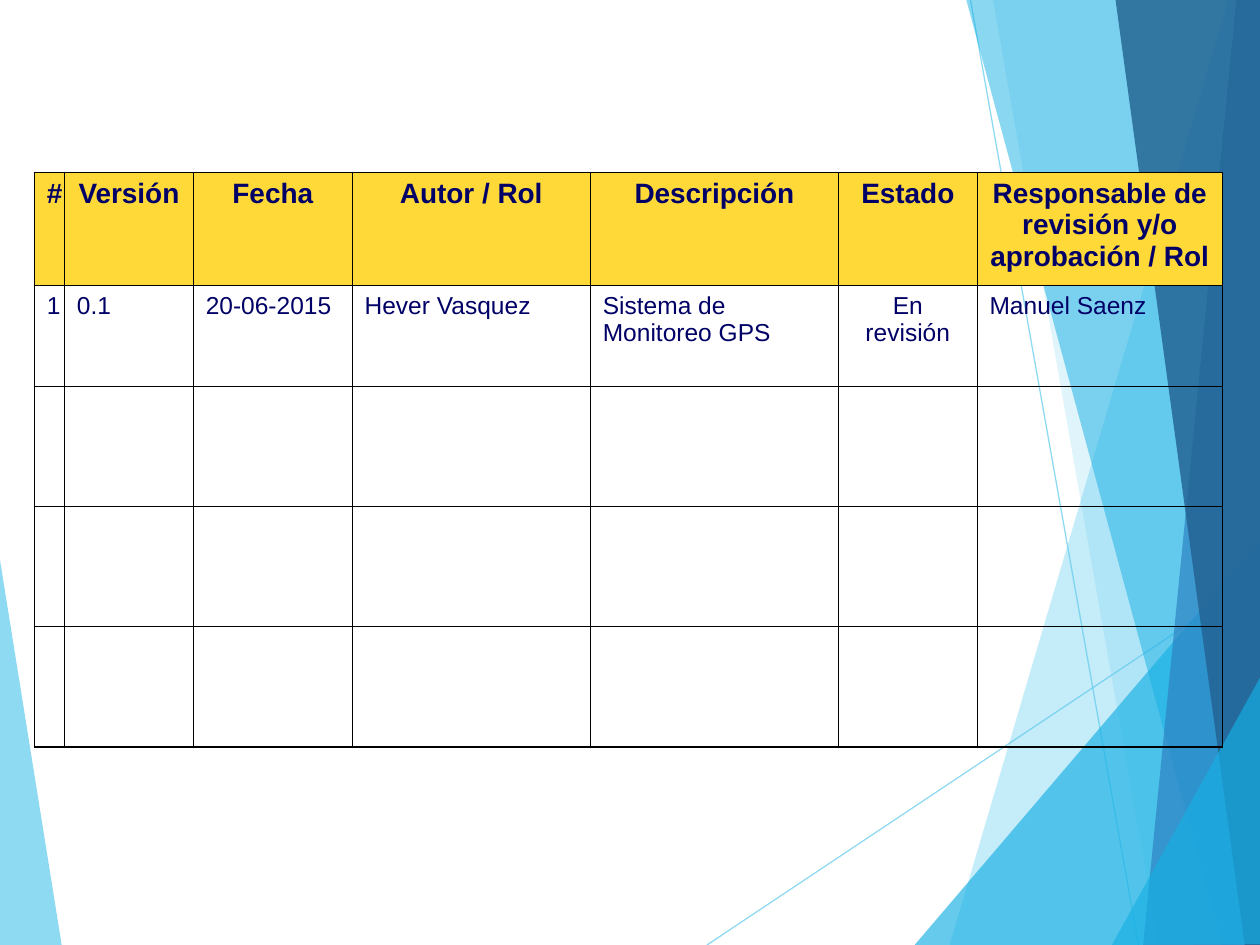
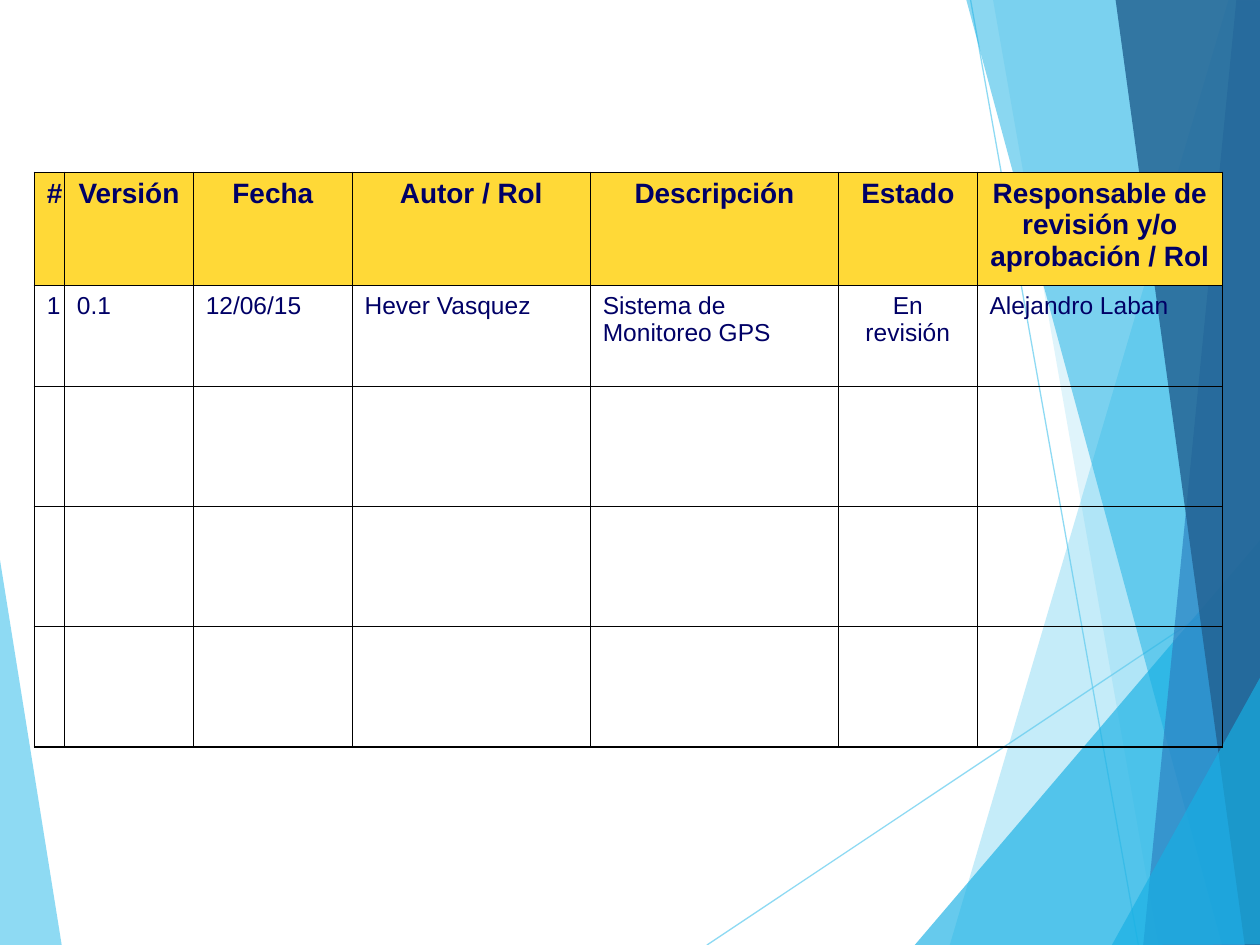
Before and after one commit to alejandro-laban/gps-tracking, a slide deck: slide 33 of Area de proceso PPQA/PAC_0.1_2015.ppt. Drawn at 1260x945 pixels with LibreOffice and Linux fonts; fonts in the diff are those of the drawing. Boxes give left, top, right and bottom in pixels: in the first picture for what was removed or moved away, otherwise in the second. Text is boxed around its words. In the diff, an @@ line names an element or a change of style, - is before the commit and + after.

```diff
--- a/Area de proceso PPQA/PAC_0.1_2015.ppt
+++ b/Area de proceso PPQA/PAC_0.1_2015.ppt
@@ table at (34,173,1222,747) @@
-row 2, column 3: 20-06-2015
+row 2, column 3: 12/06/15
-row 2, column 7: Manuel Saenz
+row 2, column 7: Alejandro Laban
```
Also in this commit, not shown: 22 other files.
